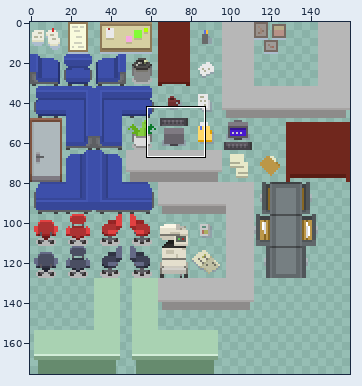
Edited in one commit: sprite sheet (Assets/Resources/2D/GamePlay/Map/Tileset-Parte1.png). Above: a wide view before the commit, with the close-up outlined.
Close-up. The starting point:
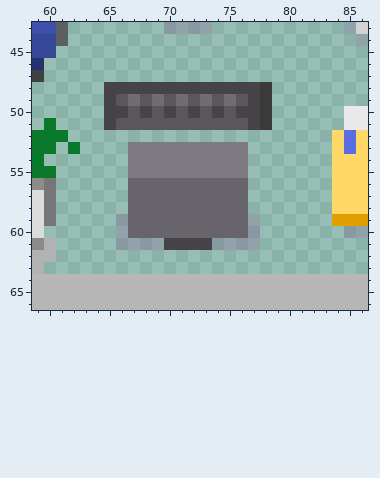
The file is 160x176 pixels. Colours within 5 levels of each other are drawn and written as one. Shown: x 59..86, y 43..66.
The result:
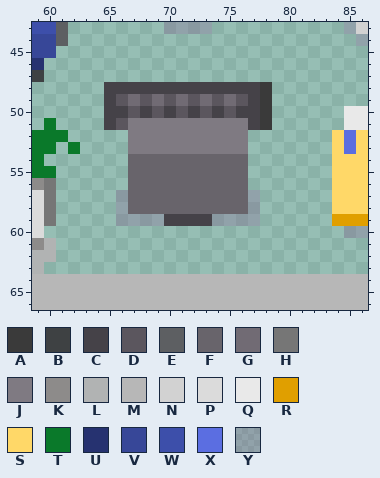
Palette (. is transparent): A #3a3a3a  B #3e4143  C #454248  D #5b565e  E #5d5f62  F #68646b  G #716b74  H #767676  J #7f7a82  K #8d8b8a  L #b1b3b3  M #b7b7b7  N #d2d2d2  P #dbdbdb  Q #e9e9e9  R #e09f00  S #ffd868  T #0a792a  U #263270  V #374798  W #3d4faa  X #5b6ee1  Y #85568f45
What changed:
y 51: x 67..76 DDDDDDDDDD -> JJJJJJJJJJ
y 52: x 67..76 .......... -> JJJJJJJJJJ
y 54..55: x 67..76 JJJJJJJJJJ -> FFFFFFFFFF
y 57..58: x 66 . -> Y; x 77 . -> Y
y 59: x 67..76 FFFFFFFFFF -> YYYCCCCYYY
y 60: x 66..77 YFFFFFFFFFFY -> ............
y 61: x 66..77 YYYYCCCCYYYY -> ............
Where, in picture pixels (left, top, right, bottom), the same in both close-ups:
changed: (116, 118, 260, 250)
